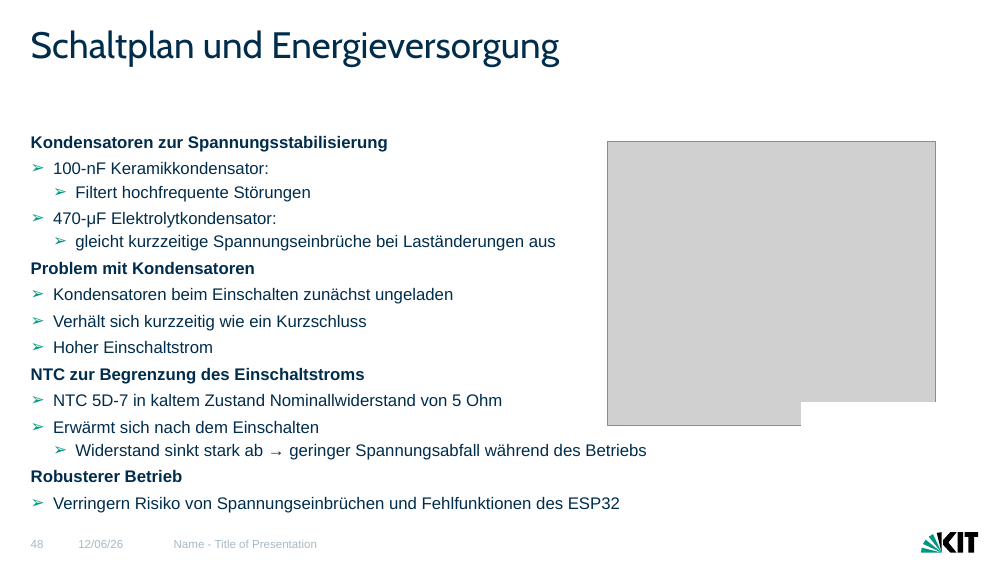
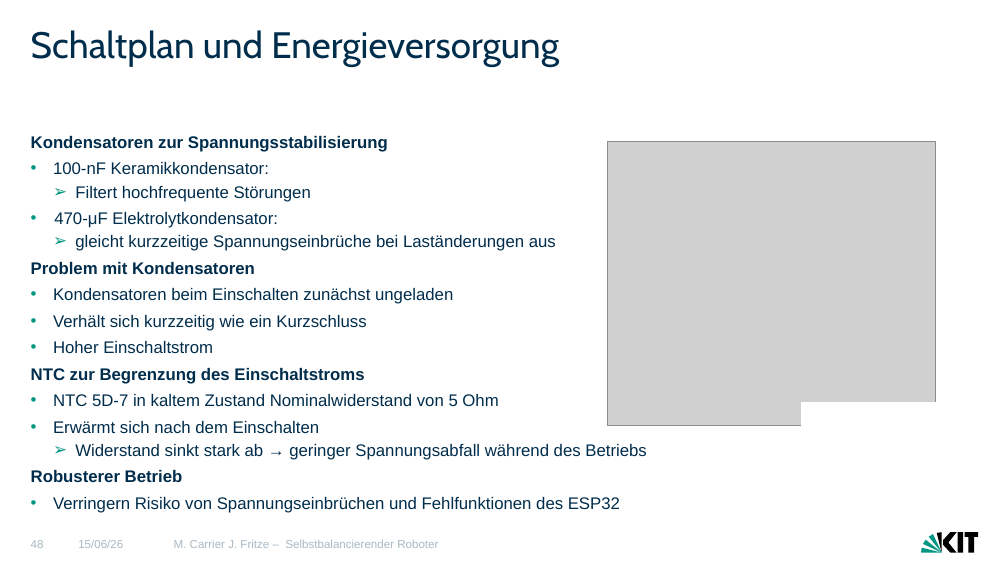
Before and after one commit to MCITBA/Lok_Prak_Rob, a slide deck: slide 48 of Finale_Präsentation_erw.pptx. Drawn at 1008x567 pixels with LibreOffice and Linux fonts; fonts in the diff are those of the drawing; grey boxes stand for pictures. Boxes give left, top, right and bottom in pixels: in the first picture for what was removed or moved away, otherwise in the second. Text is boxed around its words. In the diff, an @@ line names an element or a change of style, - is before the commit and + after.

```diff
--- a/Finale_Präsentation_erw.pptx
+++ b/Finale_Präsentation_erw.pptx
@@ text at [53,162,620,513]: bullet ➢ to • @@
@@ text at [53,394,498,406]: text changed @@
-  ➢ NTC 5D-7 in kaltem Zustand Nominallwiderstand von 5 Ohm
+  • NTC 5D-7 in kaltem Zustand Nominalwiderstand von 5 Ohm
@@ text at [174,540,438,548]: text changed @@
-Name - Title of Presentation
+M. Carrier J. Fritze – Selbstbalancierender Roboter
```
Also in this commit, not shown: 51 other slides changed, 4 slides added, 2 slides removed.
